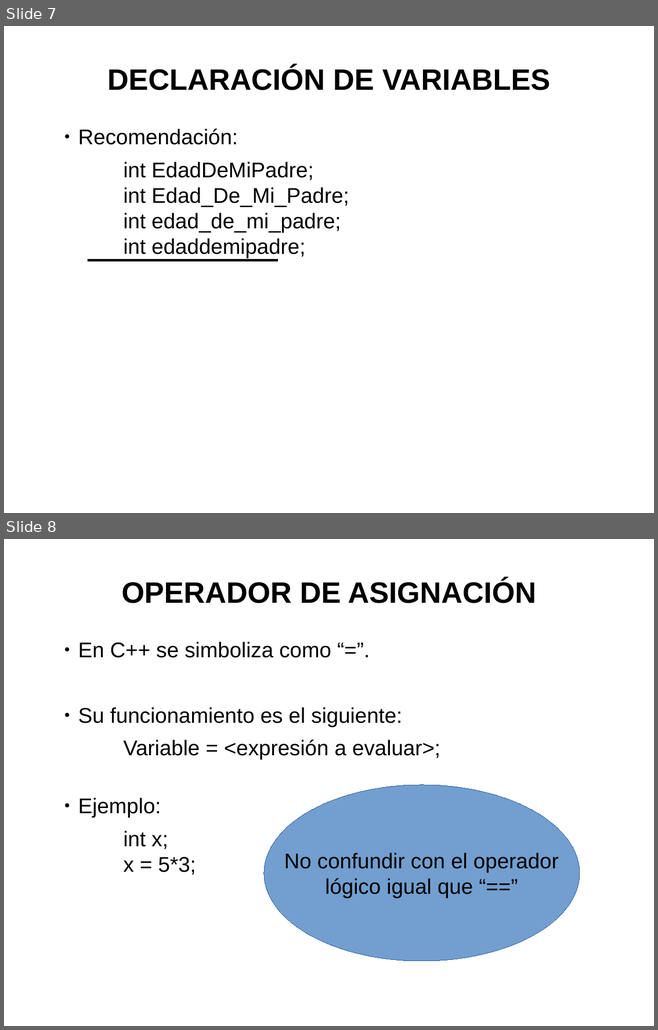
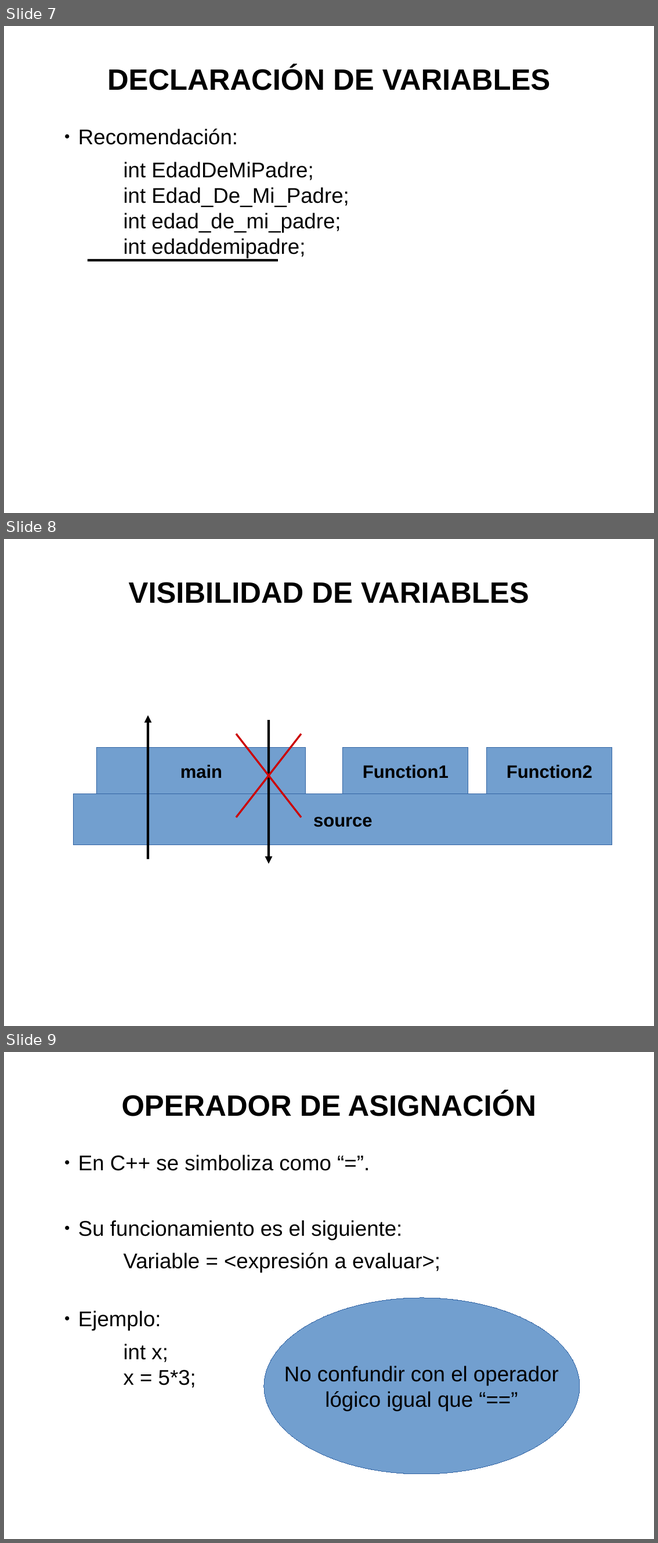
Before and after one commit to trivi/Introduccion-C-EFE-Oct, a slide deck: 03.Tipos de variables y operadores/03.Tipos de variables y operadores.odp. Shown one above the other, each under a label of ours: slides 7 and 8 before the commit, slides 7, 8 and 9 after it. The pictures are 658x1030 and 658x1543 pixels, drawn with LibreOffice and Linux fonts; fonts in the diff are those of the drawing. Boxes give left, top, right and bottom in pixels: in the first picture for what was removed or moved away, otherwise in the second. Text is boxed around its words. In the diff, an @@ line names an element or a change of style, - is before the commit and + after.

```diff
--- a/03.Tipos de variables y operadores/03.Tipos de variables y operadores.odp
+++ b/03.Tipos de variables y operadores/03.Tipos de variables y operadores.odp
@@ slide 8 added at [4,539,654,1026], background #FFFFFF @@
@@ title added at [129,582,529,603], 36 pt, text #000000, bold @@
+VISIBILIDAD DE VARIABLES
@@ arrow added from (148, 859) to (148, 715), #000000 3 pt @@
@@ arrow added from (268, 720) to (268, 864), #000000 3 pt @@
@@ line added from (236, 734) to (301, 817), #CC0000 2.3 pt @@
@@ line added from (236, 817) to (301, 734), #CC0000 2.3 pt @@
@@ rectangle added at [97,748,305,794], fill #729FCF, outline #3465A4 0 pt, 22 pt, text #000000, bold @@
+main
@@ rectangle added at [343,748,469,794], fill #729FCF, outline #3465A4 0 pt, 22 pt, text #000000, bold @@
+Function1
@@ rectangle added at [487,748,612,794], fill #729FCF, outline #3465A4 0 pt, 22 pt, text #000000, bold @@
+Function2
@@ rectangle added at [74,794,612,845], fill #729FCF, outline #3465A4 0 pt, 22 pt, text #000000, bold @@
+source
@@ what was slide 8 is now slide 9 @@
```
Also in this commit, not shown: 1 slide changed, 1 other file.
